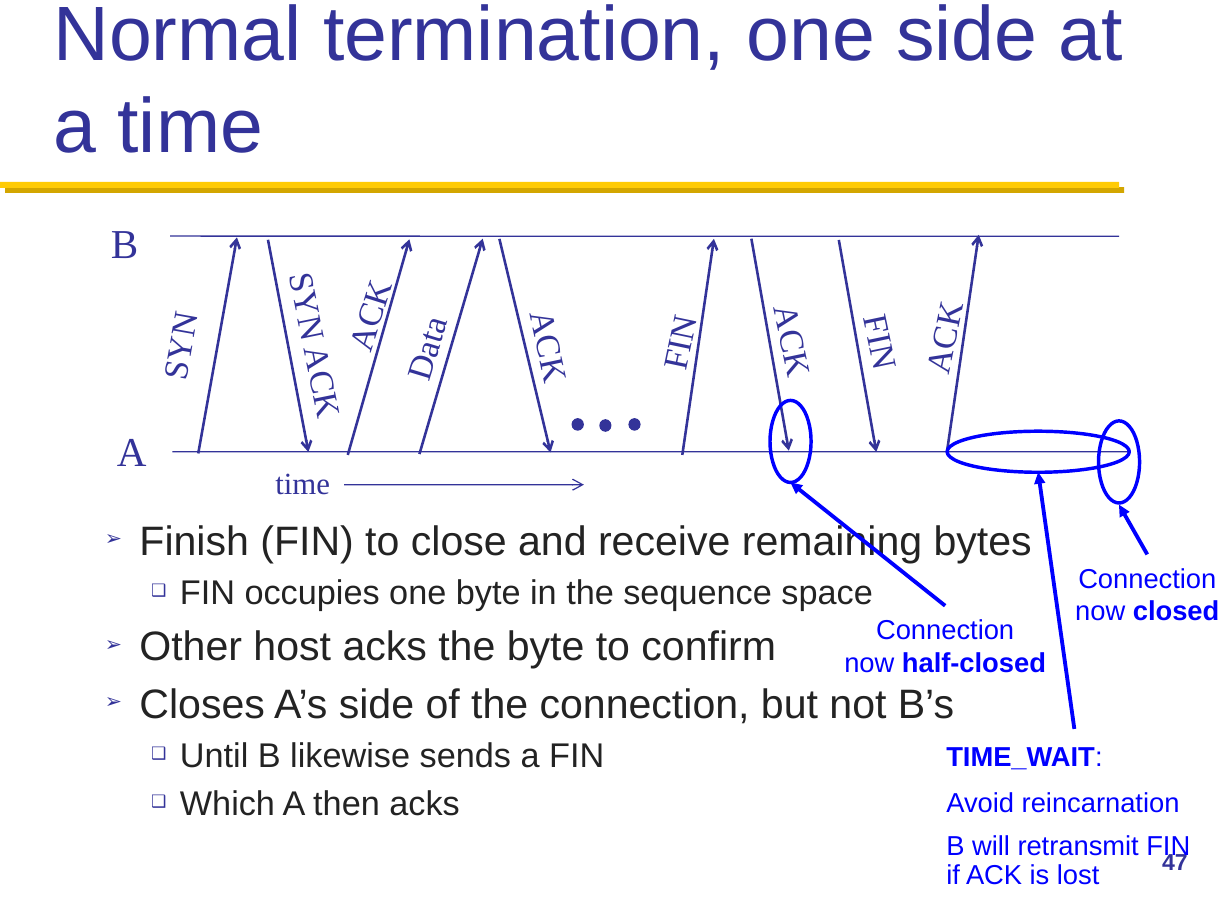
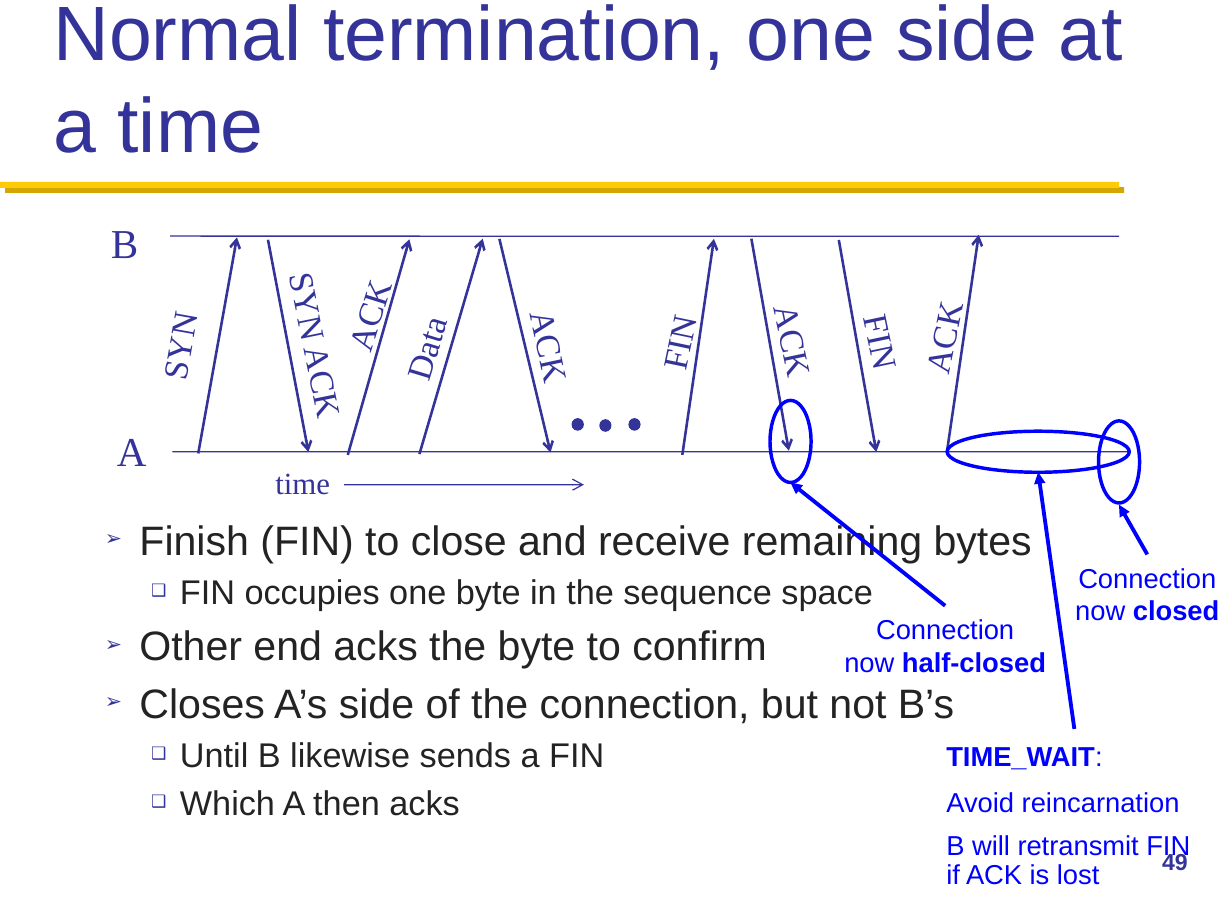
Before and after one commit to henryhxu/CSCI4430-ESTR4120, a slide deck: slide 49 of lec/lec7.pptx (slide 47 before the commit). Drawn at 1232x924 pixels with LibreOffice and Linux fonts; fonts in the diff are those of the drawing. Boxes give left, top, right and bottom in pixels: in the first picture for what was removed or moved away, otherwise in the second. Text is boxed around its words. In the diff, an @@ line names an element or a change of style, - is before the commit and + after.

```diff
--- a/lec/lec7.pptx
+++ b/lec/lec7.pptx
@@ text at [139,630,767,668]: text changed @@
-➢ Other host acks the byte to confirm
+➢ Other end acks the byte to confirm
@@ page number at [1162,852,1188,870]: text changed @@
-47
+49
```
Also in this commit, not shown: 10 other slides changed, 2 slides added.
